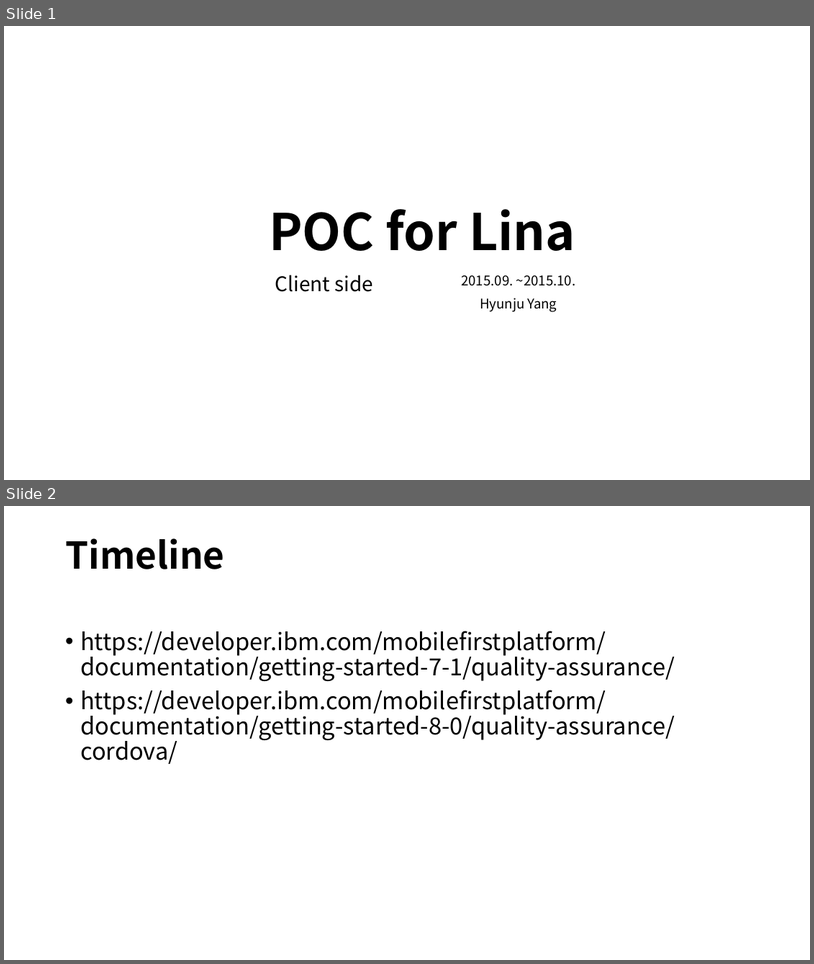
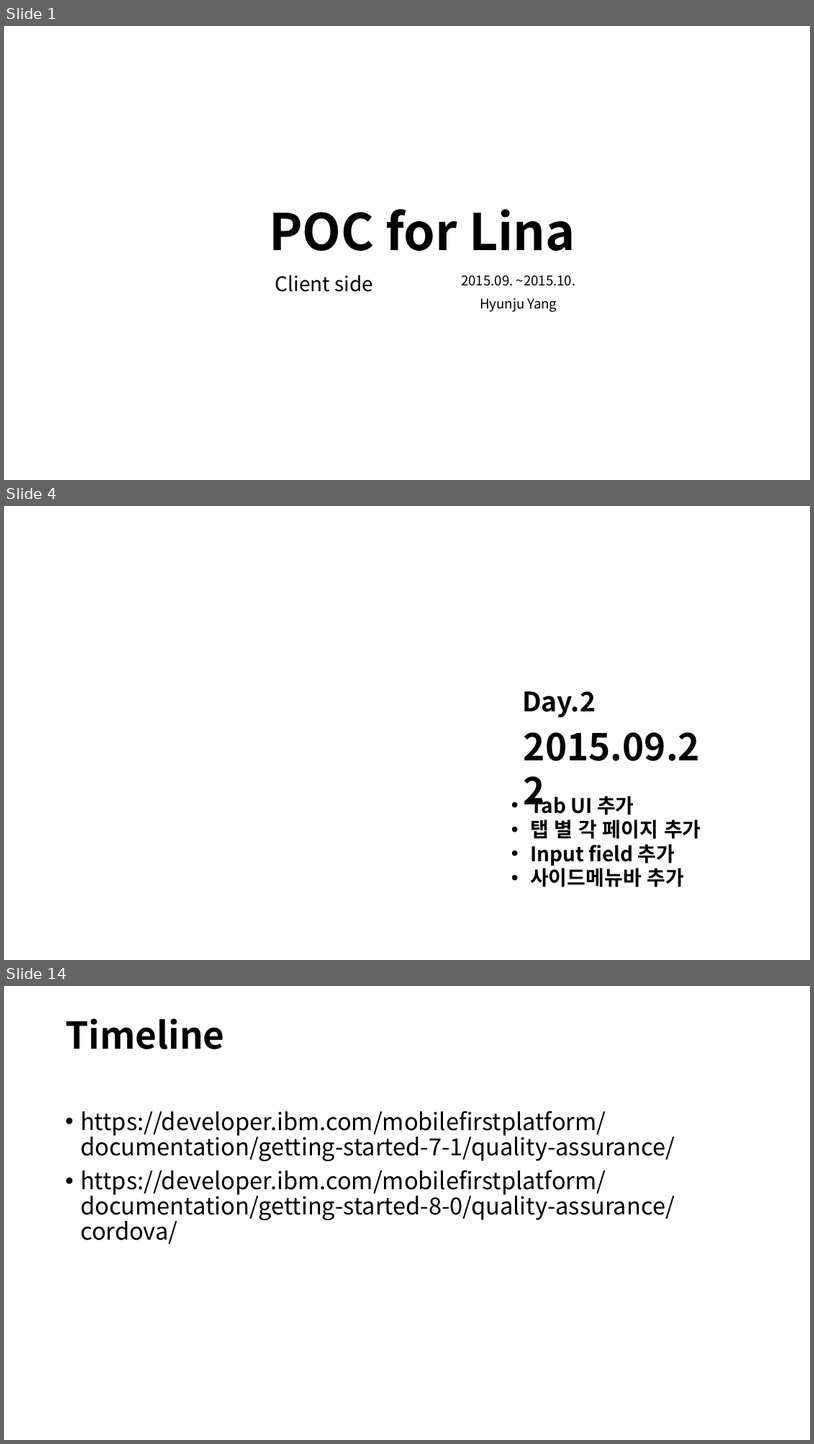
Before and after one commit to hjooyang/poc, a slide deck: POC for Lina.ppt. Shown one above the other, each under a label of ours: slides 1 and 2 before the commit, slides 1, 4 and 14 after it; the slides between them are not shown. The pictures are 814x964 and 814x1444 pixels, drawn with LibreOffice and Linux fonts; fonts in the diff are those of the drawing. Boxes give left, top, right and bottom in pixels: in the first picture for what was removed or moved away, otherwise in the second. Text is boxed around its words. In the diff, an @@ line names an element or a change of style, - is before the commit and + after.

```diff
--- a/POC for Lina.ppt
+++ b/POC for Lina.ppt
@@ slide 4 added at (4, 506, 810, 960), background #FFFFFF @@
@@ text added at (522, 691, 596, 718), 32 pt, text #000000, bold @@
+Day.2
@@ text added at (524, 732, 700, 761), 44 pt, text #000000, bold @@
+2015.09.22
@@ text added at (530, 793, 702, 887), 24 pt, text #000000, bold @@
+• Tab UI 추가
+• 탭 별 각 페이지 추가
+• Input field 추가
+• 사이드메뉴바 추가
@@ what was slide 2 is now slide 14 @@
```
Also in this commit, not shown: 1 slide changed, 14 other slides added, 3 slides removed.
